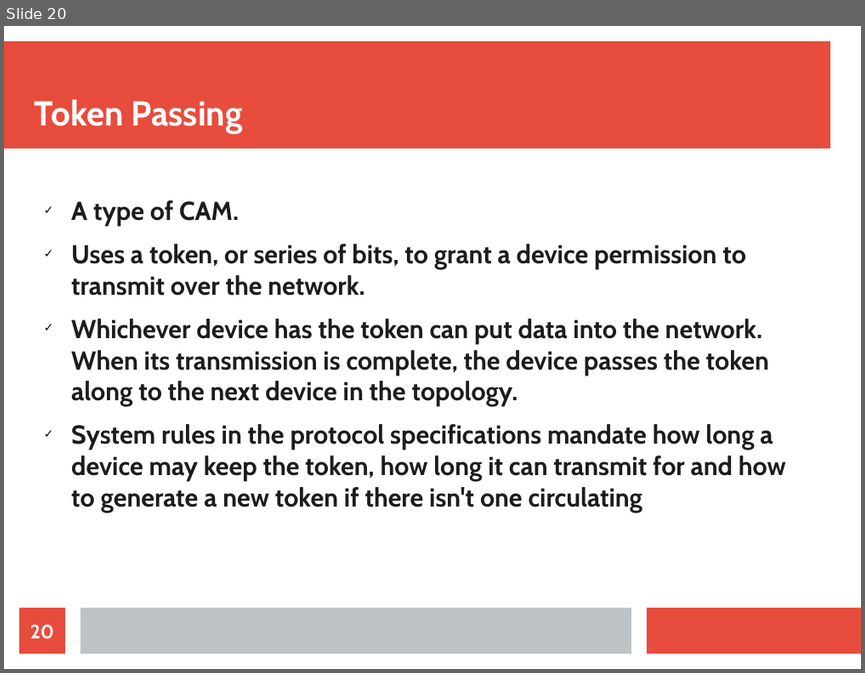
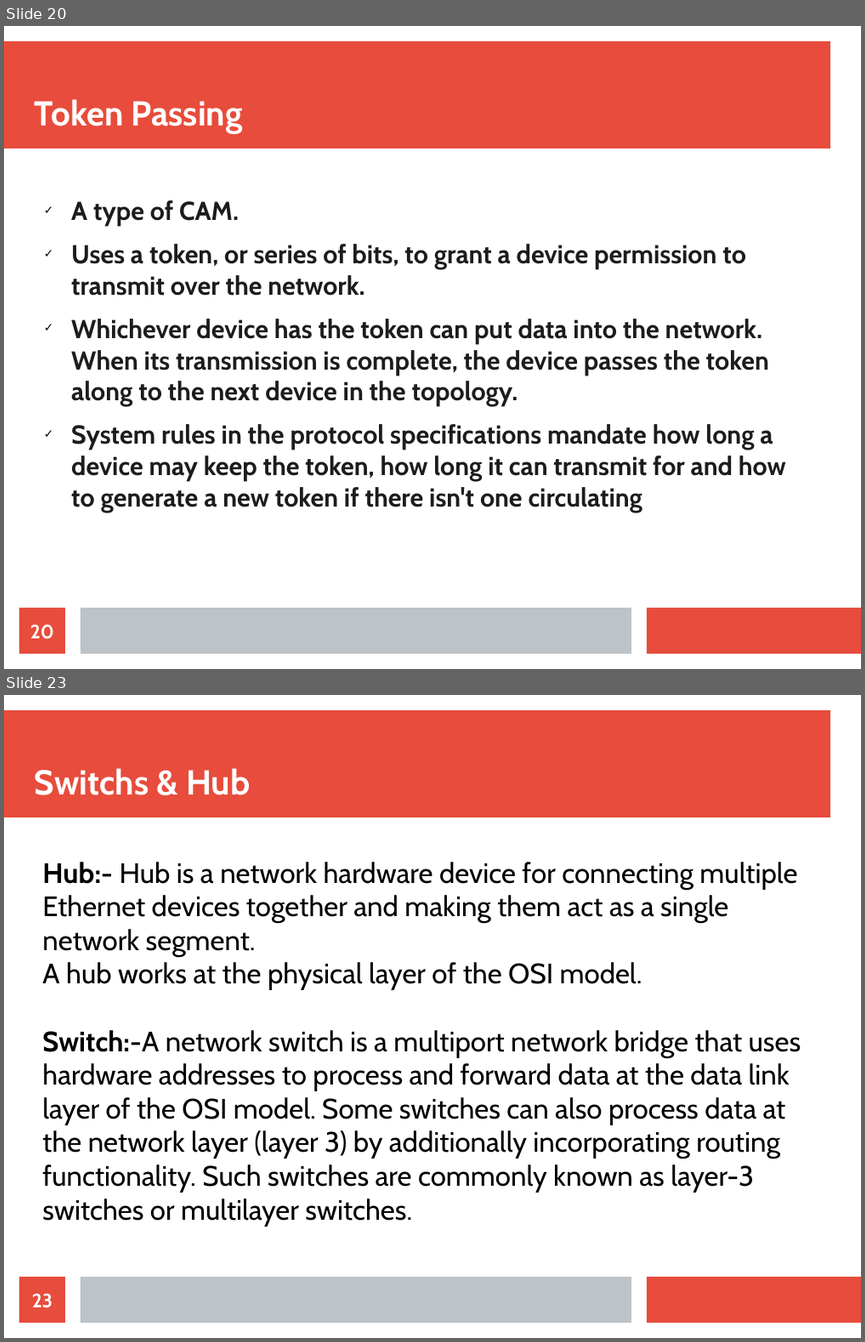
Before and after one commit to kanhaji/CN_Presentation_Section_C, a slide deck: CN PRESENTATION.odp. Shown one above the other, each under a label of ours: slide 20 before the commit, slides 20 and 23 after it; the slides between them are not shown. The pictures are 865x673 and 865x1342 pixels, drawn with LibreOffice and Linux fonts; fonts in the diff are those of the drawing. Boxes give left, top, right and bottom in pixels: in the first picture for what was removed or moved away, otherwise in the second. Text is boxed around its words. In the diff, an @@ line names an element or a change of style, - is before the commit and + after.

```diff
--- a/CN PRESENTATION.odp
+++ b/CN PRESENTATION.odp
@@ slide 23 added at box(4, 695, 861, 1338), background #FFFFFF; not listed: 3 template elements that a slide beside it also shows @@
@@ title added at box(35, 768, 250, 795), 32 pt, text #FFFFFF, bold @@
+Switchs & Hub
@@ text added at box(42, 862, 801, 1225), 26 pt, text #000000 @@
+Hub:- Hub is a network hardware device for connecting multiple Ethernet devices together and making them act as a single network segment.
+A hub works at the physical layer of the OSI model.
+Switch:-A network switch is a multiport network bridge that uses hardware addresses to process and forward data at the data link layer of the OSI model. Some switches can also process data at the network layer (layer 3) by additionally incorporating routing functionality. Such switches are commonly known as layer-3 switches or multilayer switches.
@@ page number added at box(19, 1276, 65, 1322), fill #E74C3C, 18 pt, text #FFFFFF, bold @@
+23
```
Also in this commit, not shown: 5 other slides added.
